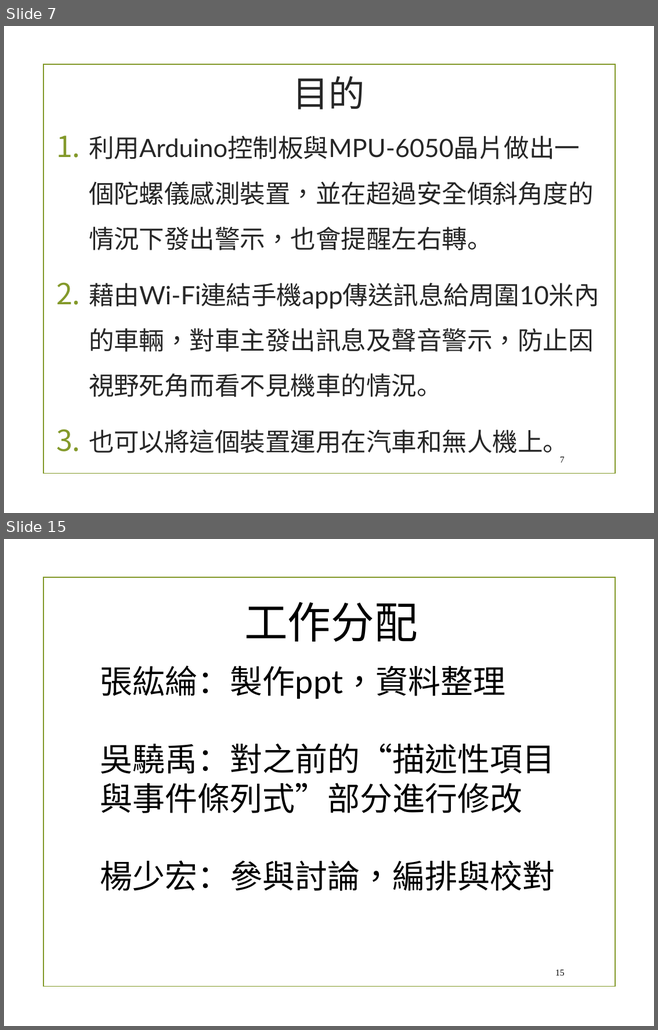
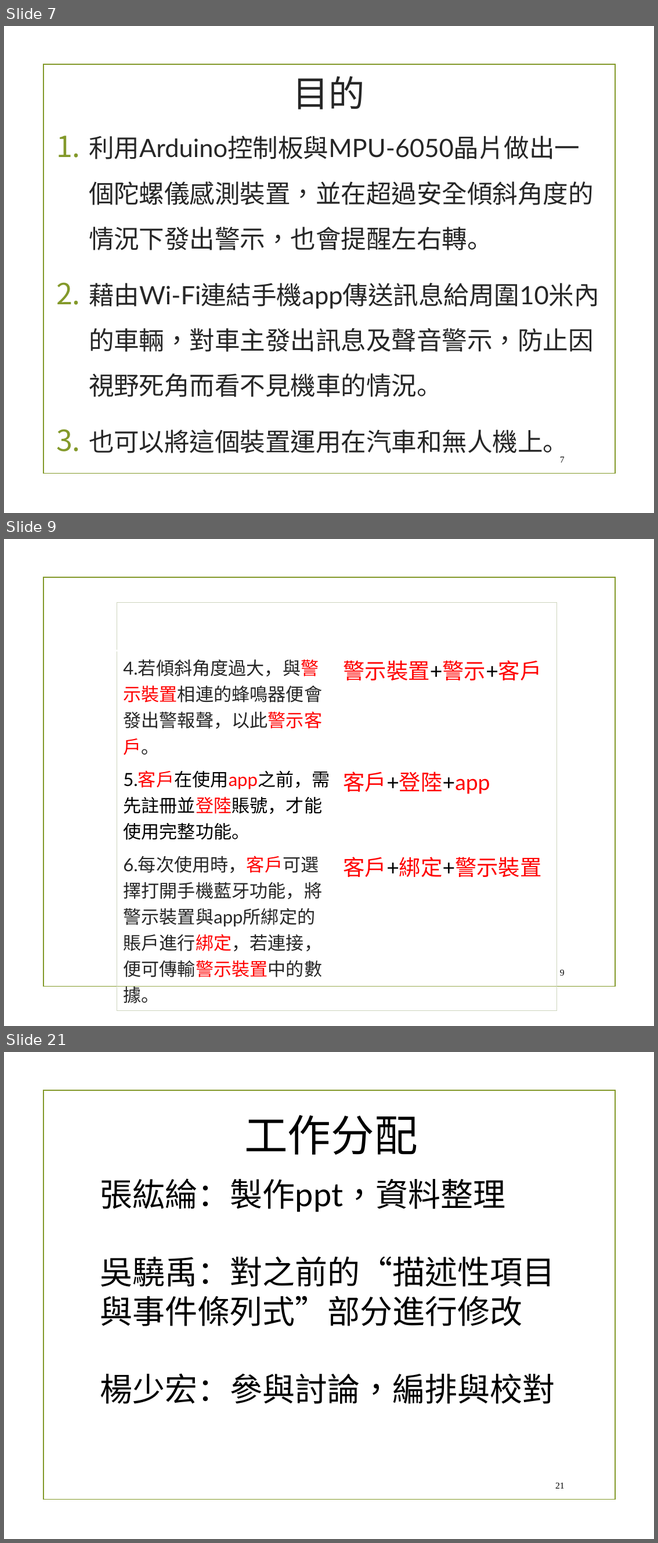
Before and after one commit to chandlerkuo/sharepee, a slide deck: 陀螺儀機車警示裝置.pptx. Shown one above the other, each under a label of ours: slides 7 and 15 before the commit, slides 7, 9 and 21 after it; the slides between them are not shown. The pictures are 658x1030 and 658x1543 pixels, drawn with LibreOffice and Linux fonts; fonts in the diff are those of the drawing; background and template pictures are left out. Boxes give left, top, right and bottom in pixels: in the first picture for what was removed or moved away, otherwise in the second. Text is boxed around its words. In the diff, an @@ line names an element or a change of style, - is before the commit and + after.

```diff
--- a/陀螺儀機車警示裝置.pptx
+++ b/陀螺儀機車警示裝置.pptx
@@ slide 9 added at <box>4,539,654,1026</box>, background picture (left out); not listed: 1 template element that a slide beside it also shows @@
@@ table added at <box>117,603,557,1006</box>, 4 rows, 2 columns @@
+描述性項目 | 事件條列式
+4.若傾斜角度過大，與警示裝置相連的蜂鳴器便會發出警報聲，以此警示客戶。 | 警示裝置+警示+客戶
+5.客戶在使用app之前，需先註冊並登陸賬號，才能使用完整功能。 | 客戶+登陸+app
+6.每次使用時，客戶可選擇打開手機藍牙功能，將警示裝置與app所綁定的賬戶進行綁定，若連接，便可傳輸警示裝置中的數據。 | 客戶+綁定+警示裝置
@@ page number added at <box>560,969,564,976</box>, 10 pt, text #000000 @@
+9
@@ what was slide 15 is now slide 21 @@
@@ page number at <box>555,1482,564,1489</box>: text changed @@
-15
+21
```
Also in this commit, not shown: 8 slides changed, 5 other slides added.
